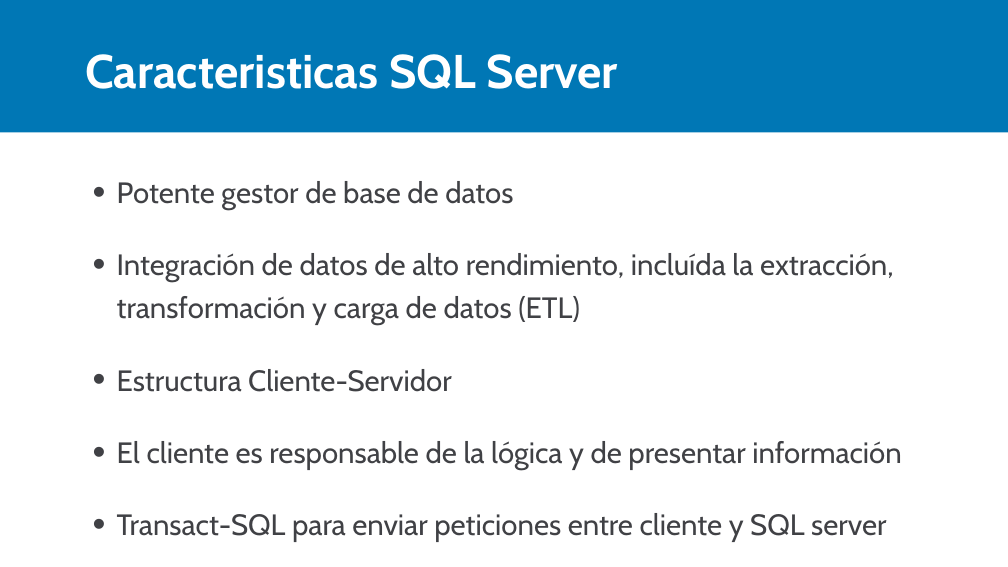
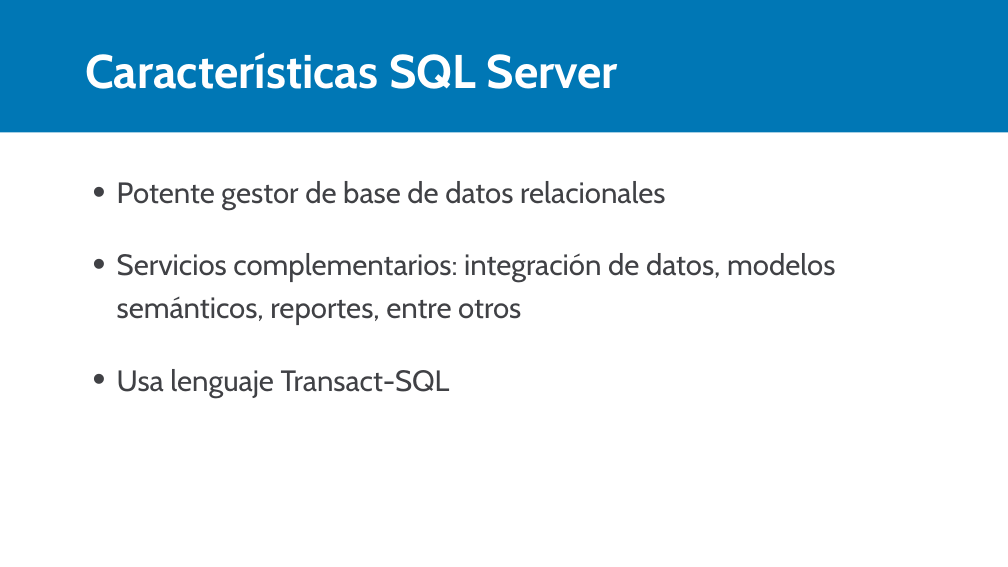
Before and after one commit to Camilo193/SQL, a slide deck: slide 2 of 01_Uso de objetos Nativos/01_Conociendo a SQL Server/Conceptos base.pptx. Drawn at 1008x567 pixels with LibreOffice and Linux fonts; fonts in the diff are those of the drawing. Boxes give left, top, right and bottom in pixels: in the first picture for what was removed or moved away, otherwise in the second. Text is boxed around its words. In the diff, an @@ line names an element or a change of style, - is before the commit and + after.

```diff
--- a/01_Uso de objetos Nativos/01_Conociendo a SQL Server/Conceptos base.pptx
+++ b/01_Uso de objetos Nativos/01_Conociendo a SQL Server/Conceptos base.pptx
@@ title at [85, 53, 618, 89]: text changed @@
-Caracteristicas SQL Server
+Características SQL Server
@@ text at [117, 181, 835, 398]: text changed @@
-• Potente gestor de base de datos
-• Integración de datos de alto rendimiento, incluída la extracción, transformación y carga de datos (ETL)
-• Estructura Cliente-Servidor
-• El cliente es responsable de la lógica y de presentar información
-• Transact-SQL para enviar peticiones entre cliente y SQL server
+• Potente gestor de base de datos relacionales
+• Servicios complementarios: integración de datos, modelos semánticos, reportes, entre otros
+• Usa lenguaje Transact-SQL
```
Also in this commit, not shown: 2 other slides changed, 7 slides added, 9 slides removed.
